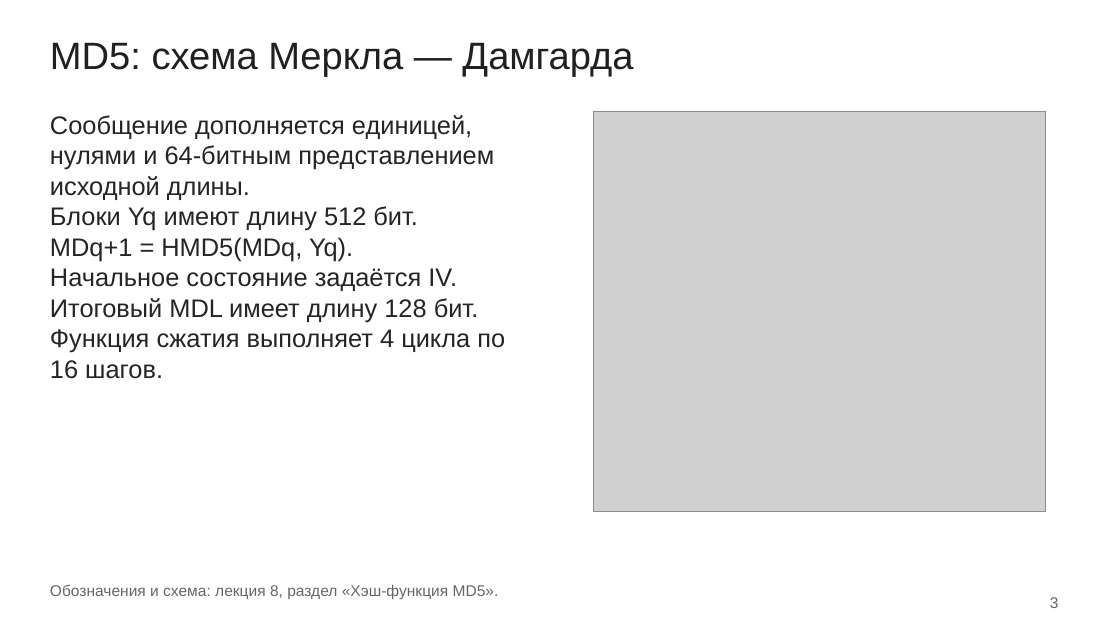
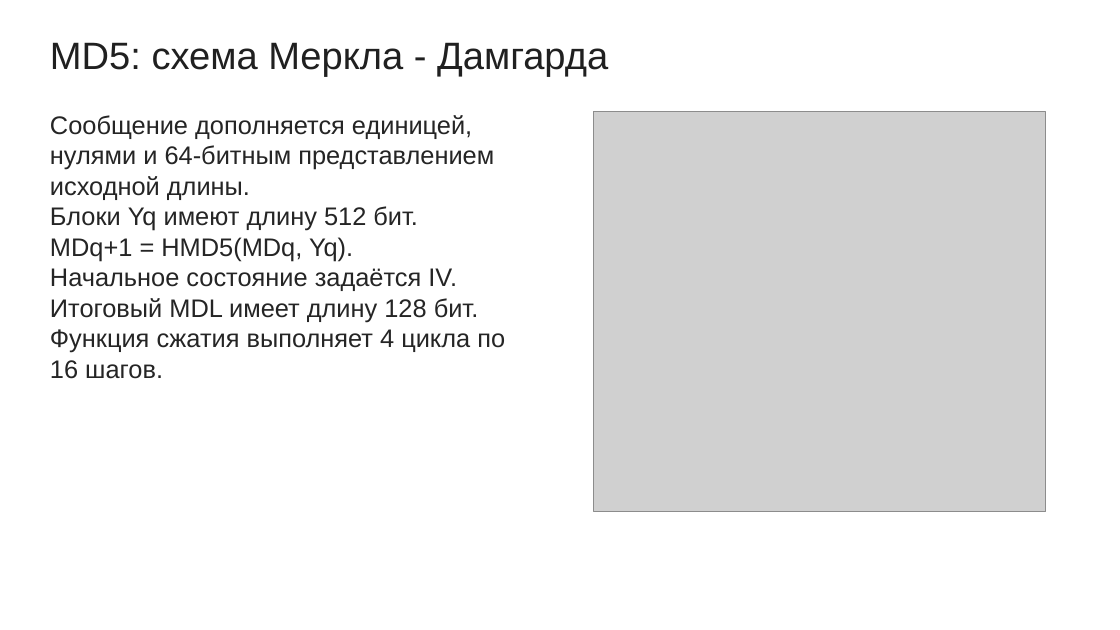
Before and after one commit to mikhailshceglov/sem7, a slide deck: slide 3 of crypto/lab4/Щеглов_3381_ЛР4.odp. Drawn at 1120x630 pixels with LibreOffice and Linux fonts; fonts in the diff are those of the drawing; grey boxes stand for pictures. Boxes give left, top, right and bottom in pixels: in the first picture for what was removed or moved away, otherwise in the second. Text is boxed around its words. In the diff, an @@ line names an element or a change of style, - is before the commit and + after.

```diff
--- a/crypto/lab4/Щеглов_3381_ЛР4.odp
+++ b/crypto/lab4/Щеглов_3381_ЛР4.odp
@@ text at (x1=50, y1=42, x2=608, y2=77): text changed @@
-MD5: схема Меркла — Дамгарда
+MD5: схема Меркла - Дамгарда
@@ text removed at (x1=50, y1=584, x2=499, y2=599) @@
-Обозначения и схема: лекция 8, раздел «Хэш-функция MD5».
@@ text removed at (x1=1050, y1=597, x2=1059, y2=608) @@
-3
```
Also in this commit, not shown: 20 other slides changed, 3 slides added, 2 slides removed, 6 other files.
